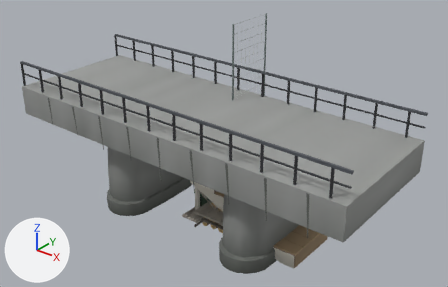
The glTF model art/baked/aventyr2/built.glb as it was, and as the next commit left it.
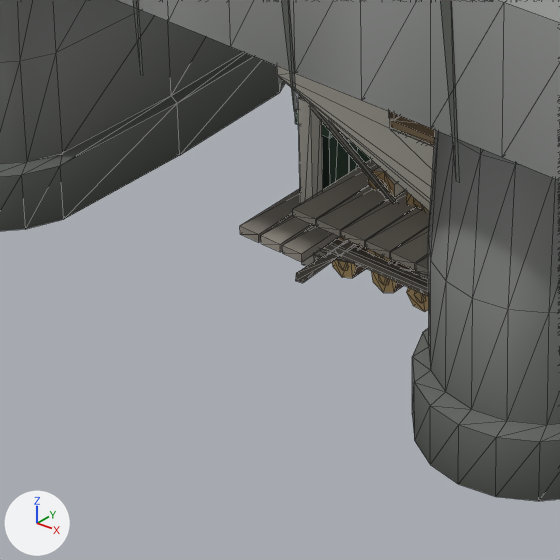
Each version is shown whole from a 50 mm camera at (28.1, -32.6, 27.1) aimed at (0.7, 1.6, 5.9), then close up on the part from 29% to 56% of the width and 58% to 100% of the height. Lighting does not change. The marker at lower left points along +X, +Y and +Z. The last two pictures show the newer version. The close-ups show mesh edges as thin lines.

Objects in the first close-up: 'bro', 'picknick', 'staket', 'trappa', 'vedstapel'.
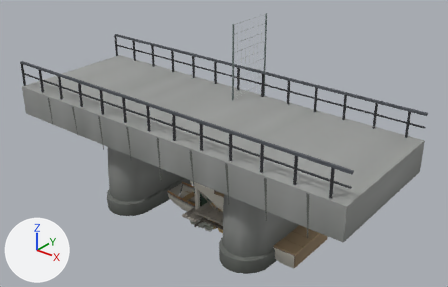
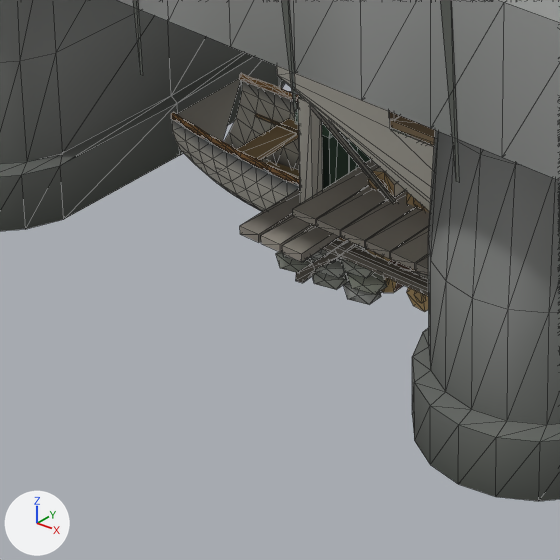
Boxes [x1, y1, x2, y2] around the edits, measured in the close-ups (560 x 560 px):
'roddbat', added
    after: [171, 73, 300, 212]
'rabatt', added
    after: [276, 245, 387, 305]

What the commit changed:
Mesh me_roddbat is new.
It has 631 vertices, 1126 faces and spans x -3.21..3.24, y -1.12..1.12, z -0.5..1.99.
It uses material mat_kit_leaf.
Mesh me_rabatt is new.
It has 1016 vertices, 1714 faces and spans x -0.1..5.8, y -1.96..5.52, z -0.03..3.5.
It uses material mat_kit_leaf.
Object 'roddbat' (ob_roddbat) is new; it shows me_roddbat.
Its location is (0.0, 0.0, 0.0).
Object 'rabatt' (ob_rabatt) is new; it shows me_rabatt.
Its location is (0.0, 0.0, 0.0).
